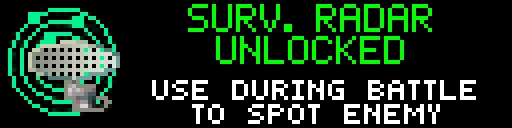
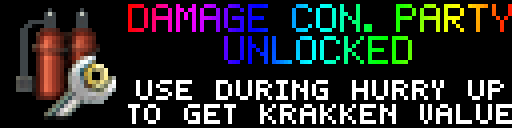
Two versions of the same layered image (512x128). Layer-by-layer changes:
showed "dmg_con_party_icon" over left=8, top=8, right=116, bottom=120
hid "radar_icon" over left=8, top=8, right=120, bottom=116
showed group "DMG CON" (3 layers) over left=128, top=4, right=512, bottom=124
hid group "radar" (2 layers) over left=152, top=4, right=476, bottom=124
